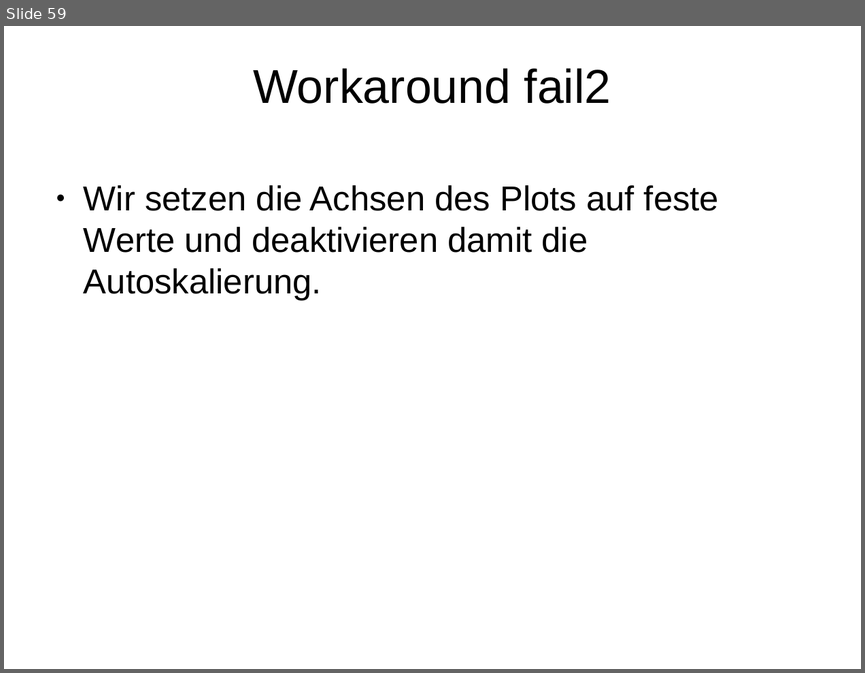
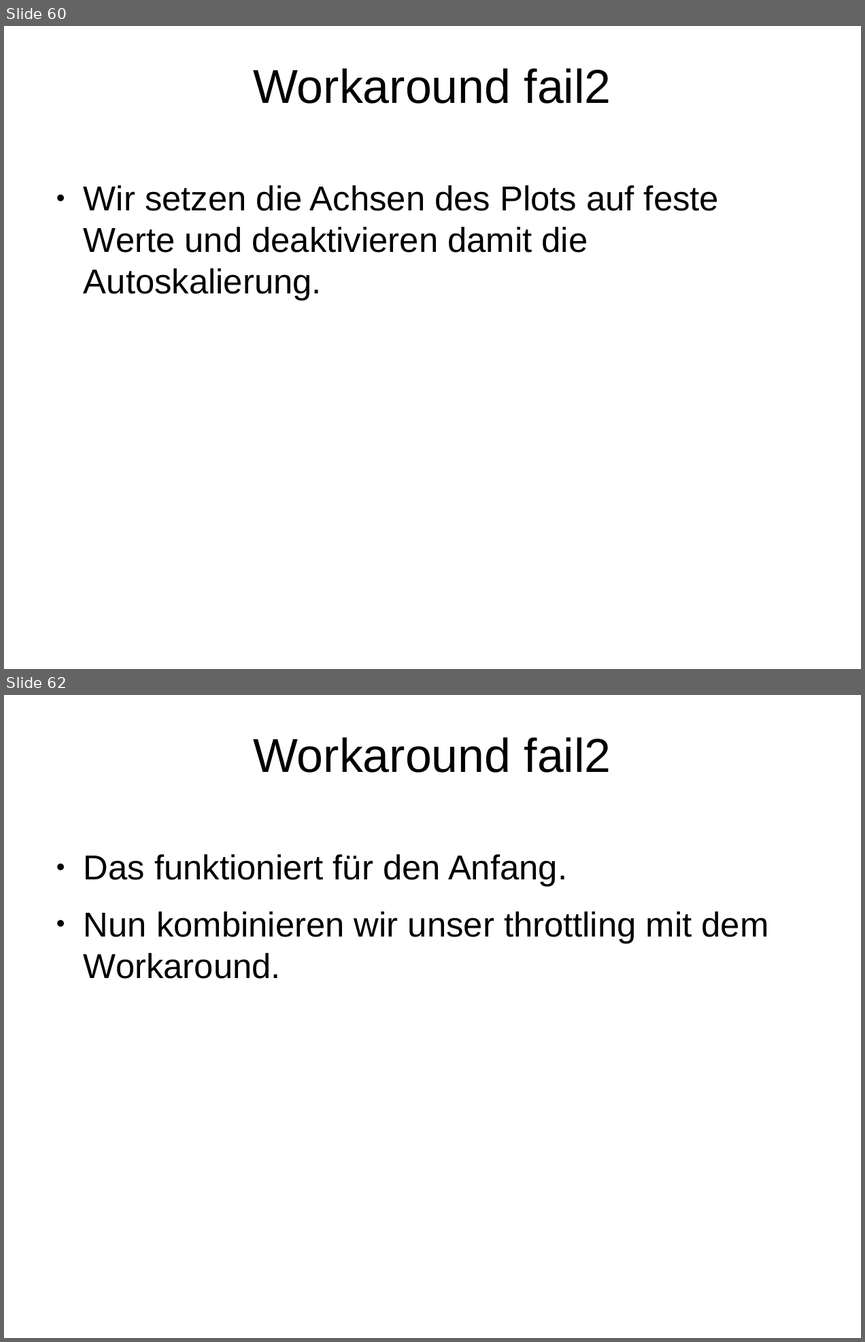
Before and after one commit to Inqbus/python_summit, a slide deck: vortrag/bokeh_sandra.odp. Shown one above the other, each under a label of ours: slide 59 before the commit, slides 60 and 62 after it; the slides between them are not shown. The pictures are 865x673 and 865x1342 pixels, drawn with LibreOffice and Linux fonts; fonts in the diff are those of the drawing. Boxes give left, top, right and bottom in pixels: in the first picture for what was removed or moved away, otherwise in the second. Text is boxed around its words. In the diff, an @@ line names an element or a change of style, - is before the commit and + after.

```diff
--- a/vortrag/bokeh_sandra.odp
+++ b/vortrag/bokeh_sandra.odp
@@ slide 62 added at (x1=4, y1=695, x2=861, y2=1338), background #FFFFFF @@
@@ title added at (x1=253, y1=737, x2=611, y2=773), 44 pt, text #000000 @@
+Workaround fail2
@@ text added at (x1=84, y1=854, x2=769, y2=979), 32 pt, text #000000 @@
+● Das funktioniert für den Anfang.
+● Nun kombinieren wir unser throttling mit dem Workaround.
@@ what was slide 59 is now slide 60 @@
```
Also in this commit, not shown: 8 slides changed, 2 other slides added, 3 other files.
